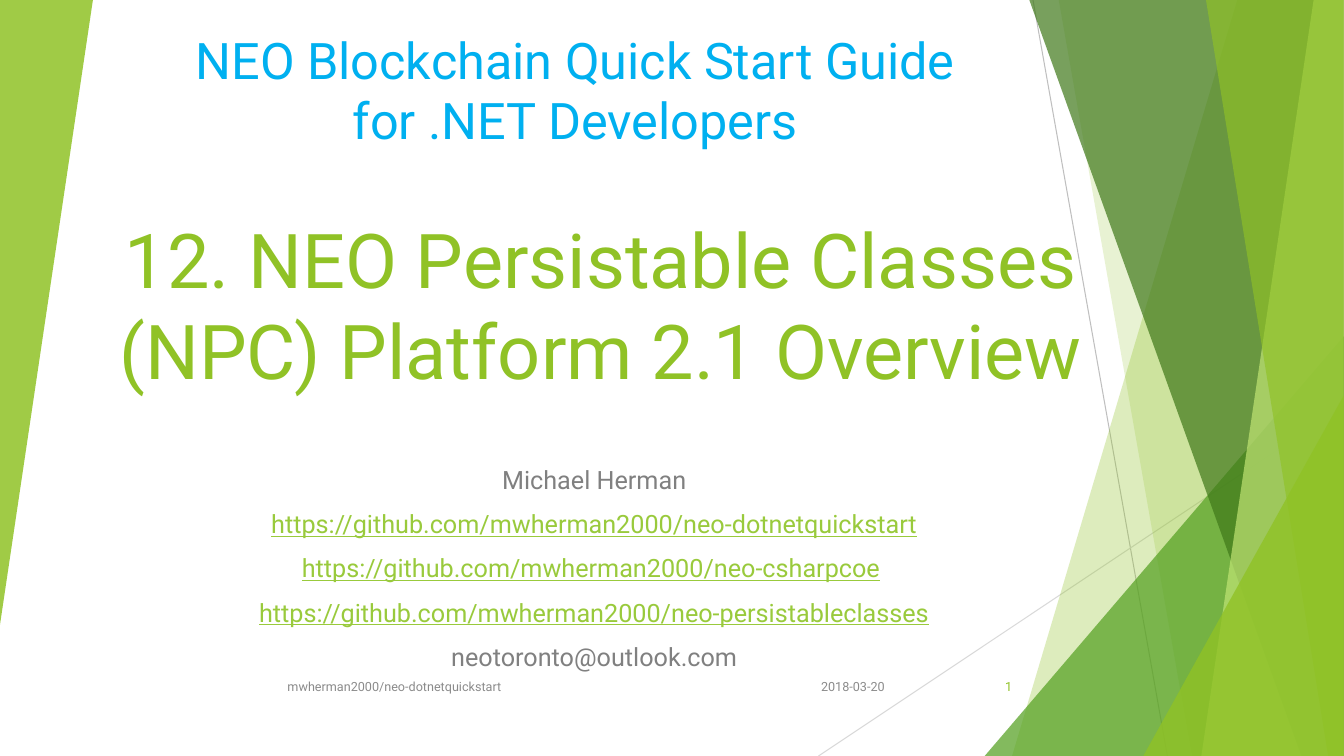
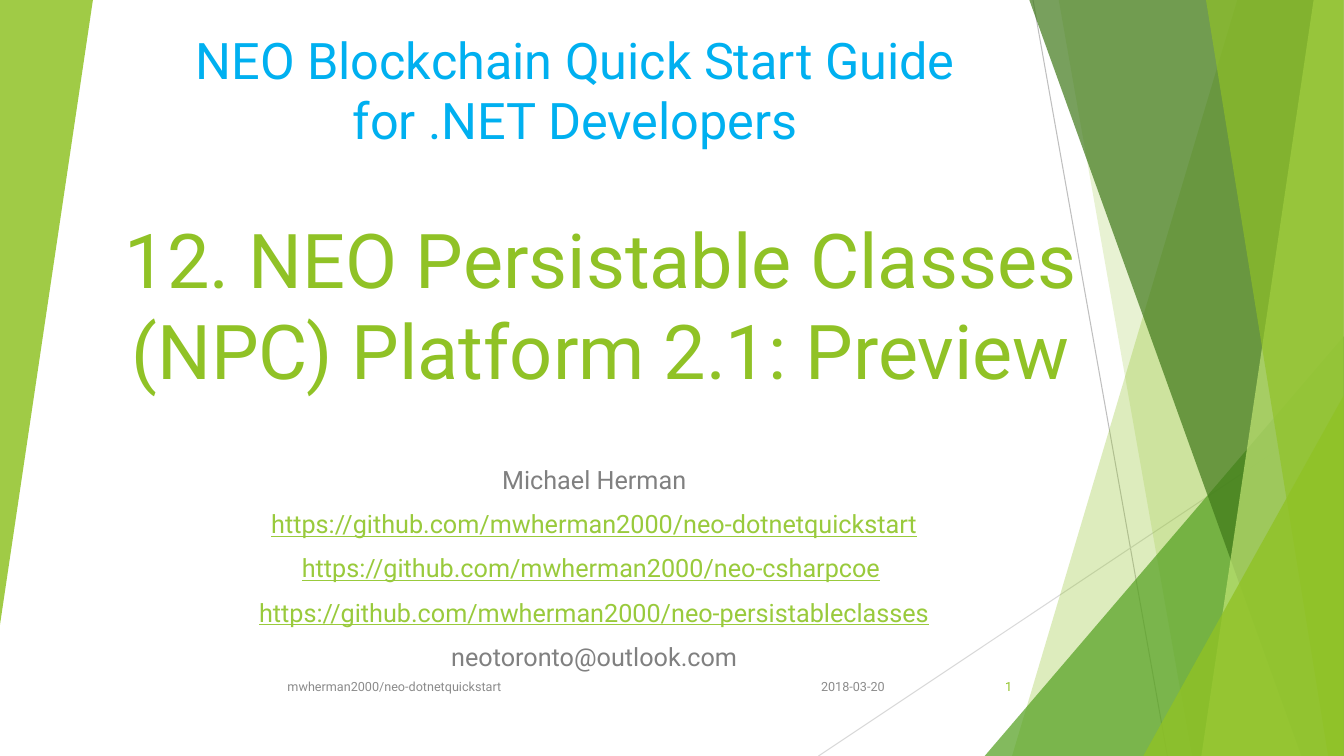
Before and after one commit to mwherman2000/neo-npcc2, a slide deck: slide 1 of Docs/NEO Persistable Classes Platform 2.1 Overview v0.1-Recording.pptx. Drawn at 1344x756 pixels with LibreOffice and Linux fonts; fonts in the diff are those of the drawing; background and template pictures are left out. Boxes give left, top, right and bottom in pixels: in the first picture for what was removed or moved away, otherwise in the second. Text is boxed around its words. In the diff, an @@ line names an element or a change of style, - is before the commit and + after.

```diff
--- a/Docs/NEO Persistable Classes Platform 2.1 Overview v0.1-Recording.pptx
+++ b/Docs/NEO Persistable Classes Platform 2.1 Overview v0.1-Recording.pptx
@@ title at (125, 220, 1076, 396): text changed @@
-12. NEO Persistable Classes (NPC) Platform 2.1 Overview
+12. NEO Persistable Classes (NPC) Platform 2.1: Preview
```
Also in this commit, not shown: 4 other slides changed, 2 slides added, 26 other files.
